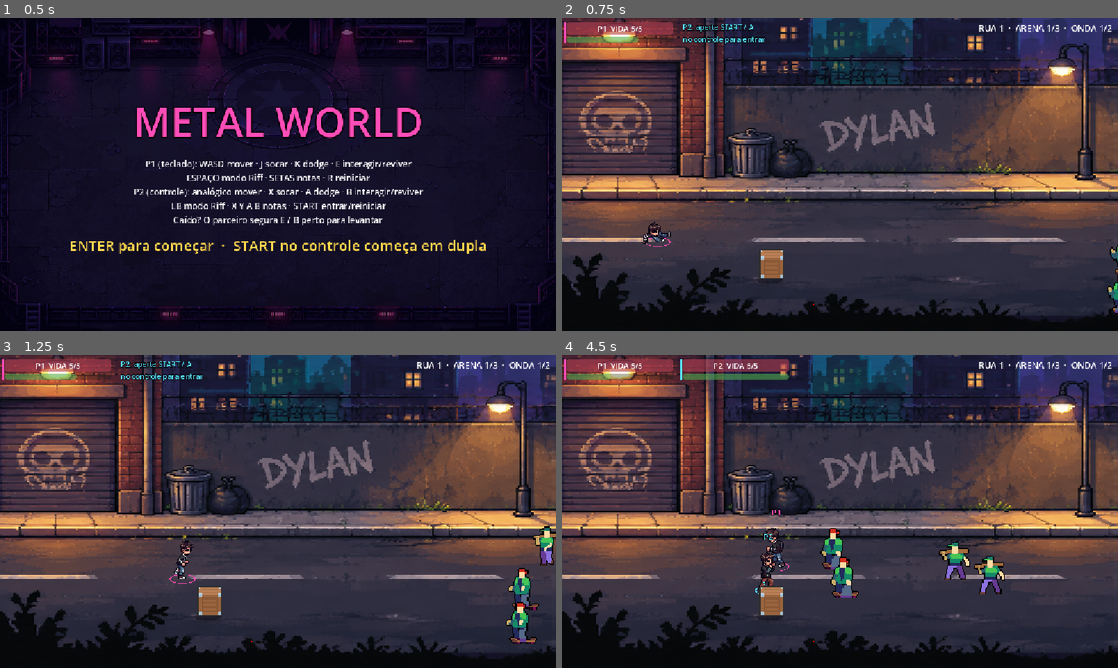
Above: before the commit, frames 1-4 (two rows, left to right).
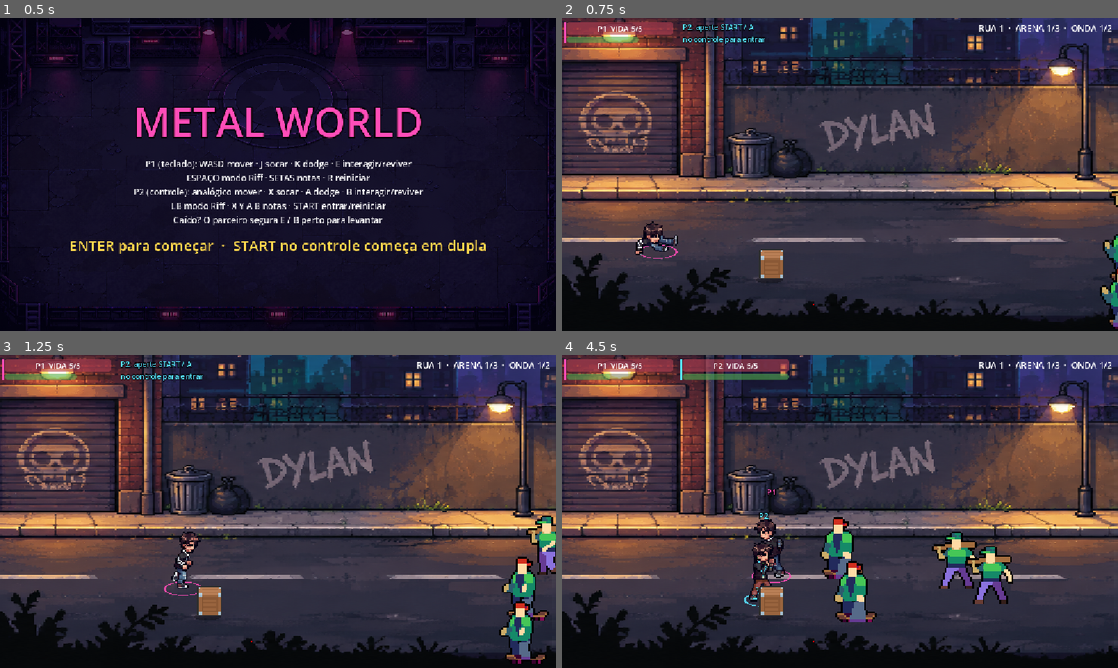
Above: after the commit, the same moments.

Repository: lucas-gif561/metalworld
Game: Godot game, scene res://scenes/ui/tela_inicial.tscn
Same seed, same stepped clock (60 frames per second), same inputs: the game is played once before the commit and once after it. Sound files missing from this copy of the repository are replaced by a short silence.
Inputs (mouse positions are in pixels of both pictures, inside the frame that each line leads up to):
- Up to frame 1 (0.5 s): no input
- Up to frame 2 (0.75 s): tap Enter (ui_accept) at 0.5 s; move the mouse to (962, 158) at 0.52 s; hold D (mover_direita) from 0.53 s (still down); tap K (dodge) at 0.6 s; click (962, 158) at 0.67 s
- Up to frame 3 (1.25 s): keep holding D (mover_direita); tap Enter (ui_accept) at 0.77 s
- Up to frame 4 (4.5 s): tap Enter (ui_accept) at 1.25, 1.52, 2, 2.75, 3.02, 3.5, 3.77, 4.25 s; move the mouse to (728, 527) at 1.27 s; release D (mover_direita) at 1.28 s; hold S (mover_baixo) 1.28-2.03 s; tap J (atacar) at 1.35 s; tap K (dodge) at 1.55, 2.1, 3.05, 3.8 s; move the mouse to (895, 442) at 2.02 s; hold D (mover_direita) 2.03-2.78 s; move the mouse to (812, 574) at 2.77 s; hold W (mover_cima) 2.78-3.53 s; tap E (interagir) at 2.85 s; click (812, 574) at 2.92 s; move the mouse to (1006, 558) at 3.52 s; hold A (mover_esquerda) from 3.53 s (still down); tap Space (p1_riff_mode) at 3.6 s; move the mouse to (673, 464) at 4.27 s; tap Ctrl (p2_atacar) at 4.35 s

Frame 1 is identical in both runs. In frame 2, 0.9% of the frame differs, in the area x 13-100%, y 55-100%; in frame 3, 2.3%; in frame 4, 4.1%, in the area x 32-82%, y 42-86%.

Commit message:
Ruas 1,5x maiores, atirador travado na carga, dodge e círculo do boss
- Nas ruas, Dylan e inimigos ficam 1,5x maiores (sprite, colisão,
  alcance do soco e distâncias de ataque); arenas de boss em 1x.
  Controlado pela propriedade escala_personagens da cena da rua
- Atirador trava o lado no começo da carga (lado_carga) e não vira
  se o jogador passar para trás dele
- Dodge proporcional ao tamanho: no boss anda ~1,5 corpo (128 px)
- Círculo grande original do boss com o dobro do raio (90);
  criar_circulo() ganha o parâmetro raio
- Testes cobrem os quatro ajustes

Co-Authored-By: Claude Opus 5.5 <noreply@anthropic.com>

Diff:
--- a/scripts/bosses/boss_base.gd
+++ b/scripts/bosses/boss_base.gd
@@ -235,12 +235,13 @@
 
 
 ## Círculo no chão: avisa por tempo_aviso segundos e depois machuca quem estiver dentro
-func criar_circulo(posicao: Vector2, dano: int = 2, tempo_aviso: float = 1.5):
+func criar_circulo(posicao: Vector2, dano: int = 2, tempo_aviso: float = 1.5, raio: float = 45.0):
 	if cena_ataque_area == null:
 		return null
 	var area = cena_ataque_area.instantiate()
 	area.dano = dano
 	area.tempo_aviso = tempo_aviso
+	area.raio = raio
 	area.position = posicao
 	get_parent().add_child(area)
 	return area
@@ -279,13 +280,13 @@
 		criar_projetil(direcao_central.rotated(deg_to_rad(angulo)))
 
 
-## Um círculo grande embaixo de um jogador
-func area_no_chao() -> void:
+## Um círculo grande (raio 90, o dobro dos outros) embaixo de um jogador
+func area_no_chao(raio := 90.0) -> void:
 	var mira = alvo()
 	if not pode_atacar() or mira == null:
 		return
 	_conjurar()
-	criar_circulo(mira.global_position, 2, 1.5)
+	criar_circulo(mira.global_position, 2, 1.5, raio)
 	await esperar(1.5)
 
 
--- a/scripts/enemies/inimigo.gd
+++ b/scripts/enemies/inimigo.gd
@@ -49,7 +49,11 @@
 var morto = false
 var em_acao = false
 var preparando = false
+## Lado para onde ele olhava ao começar a carga (1 = direita, -1 = esquerda).
+## Fica travado durante a carga: o golpe sai para esse lado.
+var lado_carga = 1
 var empurrao := Vector2.ZERO
+var escala_personagem = 1.0 # 1,5 nas ruas (ver Jogo.escala_da_fase)
 var _preparo_id = 0
 var _tempo_troca_alvo = 0.0
 
@@ -58,6 +62,19 @@
 	add_to_group("inimigos")
 	add_to_group("alvos_golpe")
 	sprite.animation_finished.connect(_ao_terminar_animacao)
+	aplicar_escala.call_deferred(Jogo.escala_da_fase())
+
+
+## Muda o tamanho do inimigo (sprite, colisão e distâncias de ataque)
+func aplicar_escala(fator: float) -> void:
+	if is_equal_approx(fator, escala_personagem) or not is_inside_tree():
+		return
+	var razao = fator / escala_personagem
+	escala_personagem = fator
+	sprite.scale *= razao
+	Jogo.escalar_colisao($CollisionShape2D, razao)
+	distancia_ataque *= razao
+	faixa_ataque *= razao
 
 
 func _physics_process(delta):
@@ -114,6 +131,7 @@
 	preparando = true
 	_preparo_id += 1
 	var id = _preparo_id
+	lado_carga = -1 if sprite.scale.x < 0 else 1
 	velocity = Vector2.ZERO
 	_tocar_acao("attack")
 	sprite.pause()
--- a/scripts/enemies/inimigo_atirador.gd
+++ b/scripts/enemies/inimigo_atirador.gd
@@ -33,15 +33,13 @@
 func atirar():
 	var projetil = cena_projetil_inimigo.instantiate()
 
-	var direcao = 1
-
-	if jogador.global_position.x < global_position.x:
-		direcao = -1
+	# Atira para o lado travado no começo da carga, mesmo que o jogador tenha passado para o outro
+	var direcao = lado_carga
 
 	projetil.direcao = direcao
 
 	get_tree().current_scene.add_child(projetil)
 
-	projetil.global_position = global_position + Vector2(45 * direcao, 0)
+	projetil.global_position = global_position + Vector2(45 * escala_personagem * direcao, 0)
 	Audio.tocar("tiro_inimigo")
 	_tocar_acao("attack")
--- a/scripts/enemies/inimigo_tanque.gd
+++ b/scripts/enemies/inimigo_tanque.gd
@@ -49,6 +49,6 @@
 
 	get_tree().current_scene.add_child(granada)
 
-	granada.global_position = global_position + Vector2(60.0 * lado, -12.0)
+	granada.global_position = global_position + Vector2(60.0 * lado, -12.0) * escala_personagem
 	Audio.tocar("tiro_inimigo", 0.0)
 	_tocar_acao("attack")
--- a/scripts/main.gd
+++ b/scripts/main.gd
@@ -5,6 +5,8 @@
 ## EnemyManager, Portal e HudJogo. A câmera anda uma tela para a direita a
 ## cada arena limpa; no fim, o portal leva para a próxima fase.
 
+## Tamanho do Dylan e dos inimigos nesta fase (as arenas de boss usam 1)
+@export var escala_personagens = 1.5
 @export var duracao_transicao = 0.8
 @export var margem_superior = 310.0
 @export var margem_inferior = 100.0
--- a/scripts/player/player.gd
+++ b/scripts/player/player.gd
@@ -39,7 +39,9 @@
 @export var tempo_sequencia = 0.6
 
 @export_group("Dodge")
-@export var velocidade_dodge = 520.0
+## Velocidade no tamanho normal (boss). Acompanha o tamanho do personagem:
+## nas ruas (1,5x) fica 1,5x mais rápida, e o dodge sempre cobre ~1,5 corpo
+@export var velocidade_dodge = 350.0
 @export var duracao_dodge = 0.35
 
 @export_group("Stamina")
@@ -73,6 +75,7 @@
 var progresso_reviver = 0.0
 var tempo_invencivel_padrao = 1.0
 var _ajudado = false
+var escala_personagem = 1.0 # 1,5 nas ruas (ver Jogo.escala_da_fase)
 var em_riff = false # tocando guitarra no modo Riff (a arena liga/desliga)
 var proximo_soco = 0
 var soco_atual = -1
@@ -96,6 +99,25 @@
 	_ajustar_visual()
 	_criar_identificacao()
 	Jogo.registrar_jogador(self)
+	aplicar_escala.call_deferred(Jogo.escala_da_fase())
+
+
+## Muda o tamanho do personagem (sprite, colisão, alcance do soco e marcadores)
+func aplicar_escala(fator: float) -> void:
+	if is_equal_approx(fator, escala_personagem):
+		return
+	var razao = fator / escala_personagem
+	escala_personagem = fator
+	Jogo.escalar_colisao($CollisionShape2D, razao)
+	_anel.position *= razao
+	_anel.scale *= razao
+	_etiqueta.position.y *= razao
+	_indicador.position *= razao
+	alcance_soco *= razao
+	velocidade_dodge *= razao
+	faixa_soco *= razao
+	raio_reviver *= razao
+	_ajustar_visual()
 
 
 ## Nome da ação deste jogador: acao("atacar") -> "p1_atacar" ou "p2_atacar"
@@ -108,7 +130,7 @@
 func _ajustar_visual() -> void:
 	var ajustes = sprite.sprite_frames.get_meta("ajustes_animacao", {})
 	var ajuste = ajustes.get(String(sprite.animation), null)
-	var escala = ajuste.escala if ajuste else escala_base
+	var escala = (ajuste.escala if ajuste else escala_base) * escala_personagem
 	var lado = -1.0 if sprite.scale.x < 0 else 1.0
 	sprite.scale = Vector2(escala * lado, escala)
 	sprite.offset = ajuste.offset if ajuste else offset_base
--- a/scripts/projectiles/ataqueAreaBoss.gd
+++ b/scripts/projectiles/ataqueAreaBoss.gd
@@ -7,7 +7,7 @@
 
 # Called when the node enters the scene tree for the first time.
 func _ready() -> void:
-
+	_aplicar_raio()
 	queue_redraw()
 	$AnimatedSprite2D.speed_scale = 1.5 / tempo_aviso
 	await get_tree().create_timer(tempo_aviso).timeout
@@ -20,6 +20,14 @@
 
 	pass # Replace with function body.
 
+# A cena foi desenhada com raio 45; outros tamanhos escalam colisão e sprite juntos
+func _aplicar_raio() -> void:
+	var forma = $CollisionShape2D.shape.duplicate()
+	forma.radius = raio
+	$CollisionShape2D.shape = forma
+	$AnimatedSprite2D.scale *= raio / 45.0
+
+
 func _draw():
 	draw_circle(Vector2.ZERO, raio, Color(1.0, 0.0, 0.0, 0.165))
 	draw_arc(Vector2.ZERO, raio, 0, TAU, 64, Color(1.0, 0.0, 0.0, 0.231), 2.0)
--- a/scripts/systems/jogo.gd
+++ b/scripts/systems/jogo.gd
@@ -163,6 +163,24 @@
 	return vivos.pick_random() if not vivos.is_empty() else null
 
 
+## Tamanho dos personagens na fase atual (propriedade "escala_personagens"
+## da cena; as ruas usam 1,5 e as arenas de boss 1)
+func escala_da_fase() -> float:
+	var cena = get_tree().current_scene
+	var escala = cena.get("escala_personagens") if cena else null
+	return escala if escala != null else 1.0
+
+
+## Aumenta uma forma de colisão sem mexer nas outras instâncias que a compartilham
+func escalar_colisao(no_colisao: CollisionShape2D, fator: float) -> void:
+	var forma = no_colisao.shape.duplicate()
+	for propriedade in ["size", "radius", "height"]:
+		if propriedade in forma:
+			forma.set(propriedade, forma.get(propriedade) * fator)
+	no_colisao.shape = forma
+	no_colisao.position *= fator
+
+
 func cor(id_jogador: int) -> Color:
 	return CORES.get(id_jogador, Color.WHITE)
 
--- a/tests/teste_combate.gd
+++ b/tests/teste_combate.gd
@@ -37,6 +37,7 @@
 	jogo.p2_ativo = false
 	await _teste_socos()
 	await _teste_carga_dos_inimigos()
+	await _teste_atirador_nao_vira()
 	await _teste_riff()
 	print("RESULTADO: ", "PASSOU" if falhas == 0 else "FALHOU (%d)" % falhas)
 	quit(1 if falhas > 0 else 0)
@@ -63,10 +64,12 @@
 	p1.direcao_olhar = 1
 	await esperar(0.1)
 
+	checar(is_equal_approx(p1.escala_personagem, 1.5), "na rua o Dylan fica 1,5x maior")
 	var alvo = _inimigo_parado(cena, Vector2(460, 450))
 	var atras = _inimigo_parado(cena, Vector2(340, 450))
 	var outra_faixa = _inimigo_parado(cena, Vector2(460, 540))
 	await process_frame
+	checar(is_equal_approx(alvo.escala_personagem, 1.5), "e os inimigos também")
 
 	await apertar("p1_atacar")
 	checar(p1.sprite.animation == &"soco_esquerdo", "1º soco: esquerdo (jab)")
@@ -164,12 +167,49 @@
 	checar(p1.vida == 4, "socar durante a carga cancela o golpe (vida %d)" % p1.vida)
 
 
+func _teste_atirador_nao_vira() -> void:
+	print("== Atirador não vira durante a carga")
+	change_scene_to_file("res://scenes/main/main.tscn")
+	await esperar(0.5)
+	var cena = current_scene
+	for e in get_nodes_in_group("inimigos"):
+		e.queue_free()
+	var p1 = jogo.jogador_por_id(1)
+	p1.set_physics_process(false)
+	p1.invencivel = true
+	p1.global_position = Vector2(700, 450)
+
+	var atirador = load("res://scenes/enemies/inimigo_atirador.tscn").instantiate()
+	cena.add_child(atirador)
+	atirador.global_position = Vector2(420, 450)
+	var limite = Time.get_ticks_msec() + 3000
+	while not atirador.preparando and Time.get_ticks_msec() < limite:
+		await process_frame
+	checar(atirador.preparando and atirador.lado_carga == 1, "atirador começa a carregar virado para o jogador (direita)")
+
+	# Jogador passa para o outro lado no meio da carga
+	p1.global_position = Vector2(200, 450)
+	var tiro = [null]
+	cena.child_entered_tree.connect(func(no): if no.get("direcao") is int: tiro[0] = no)
+	await esperar(0.2)
+	checar(atirador.preparando and atirador.sprite.scale.x > 0, "não virou para o jogador durante a carga")
+	await esperar(0.4)
+	checar(tiro[0] != null and tiro[0].direcao == 1, "o tiro sai para o lado travado (direita)")
+
+
 func _teste_riff() -> void:
 	print("== Guitarra no Riff")
 	change_scene_to_file("res://scenes/main/Bossfight.tscn")
 	await esperar(0.6)
 	var cena = current_scene
 	var p1 = jogo.jogador_por_id(1)
+	checar(is_equal_approx(p1.escala_personagem, 1.0), "no boss o Dylan volta ao tamanho normal")
+	var inicio = p1.global_position
+	p1.direcao_olhar = -1
+	await apertar("p1_dodge")
+	await esperar(0.5)
+	var distancia = inicio.distance_to(p1.global_position)
+	checar(distancia > 90.0 and distancia < 150.0, "dodge no boss é mais curto (%.0f px, ~1,5 corpo)" % distancia)
 	p1.invencivel = true
 	await apertar("p1_riff_mode")
 	await esperar(0.1)
--- a/tests/teste_novidades.gd
+++ b/tests/teste_novidades.gd
@@ -105,6 +105,15 @@
 	var posicao = boss.global_position
 	await boss.teleporte()
 	checar(boss.global_position != posicao and is_equal_approx(boss.modulate.a, 1.0), "teleporte troca o boss de lugar")
+
+	var circulos = []
+	var ao_entrar = func(no): if no.get("raio") != null: circulos.append(no)
+	boss.get_parent().child_entered_tree.connect(ao_entrar)
+	boss.area_no_chao()
+	await process_frame
+	boss.get_parent().child_entered_tree.disconnect(ao_entrar)
+	checar(circulos.size() == 1 and circulos[0].raio == 90.0 and circulos[0].get_node("CollisionShape2D").shape.radius == 90.0, "círculo grande com o dobro do tamanho (raio 90)")
+	await esperar(1.0)
 
 	for ataque in ["rajada", "espiral", "trilha_no_chao", "corredor", "area_no_chao"]:
 		await boss.call(ataque)
Not shown, changed: AGENTS.md
